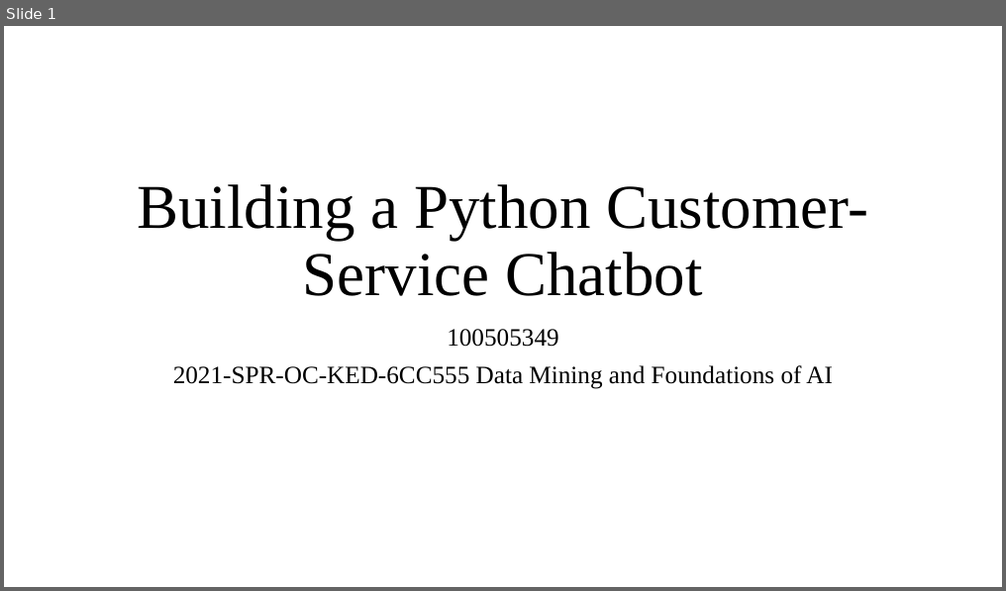
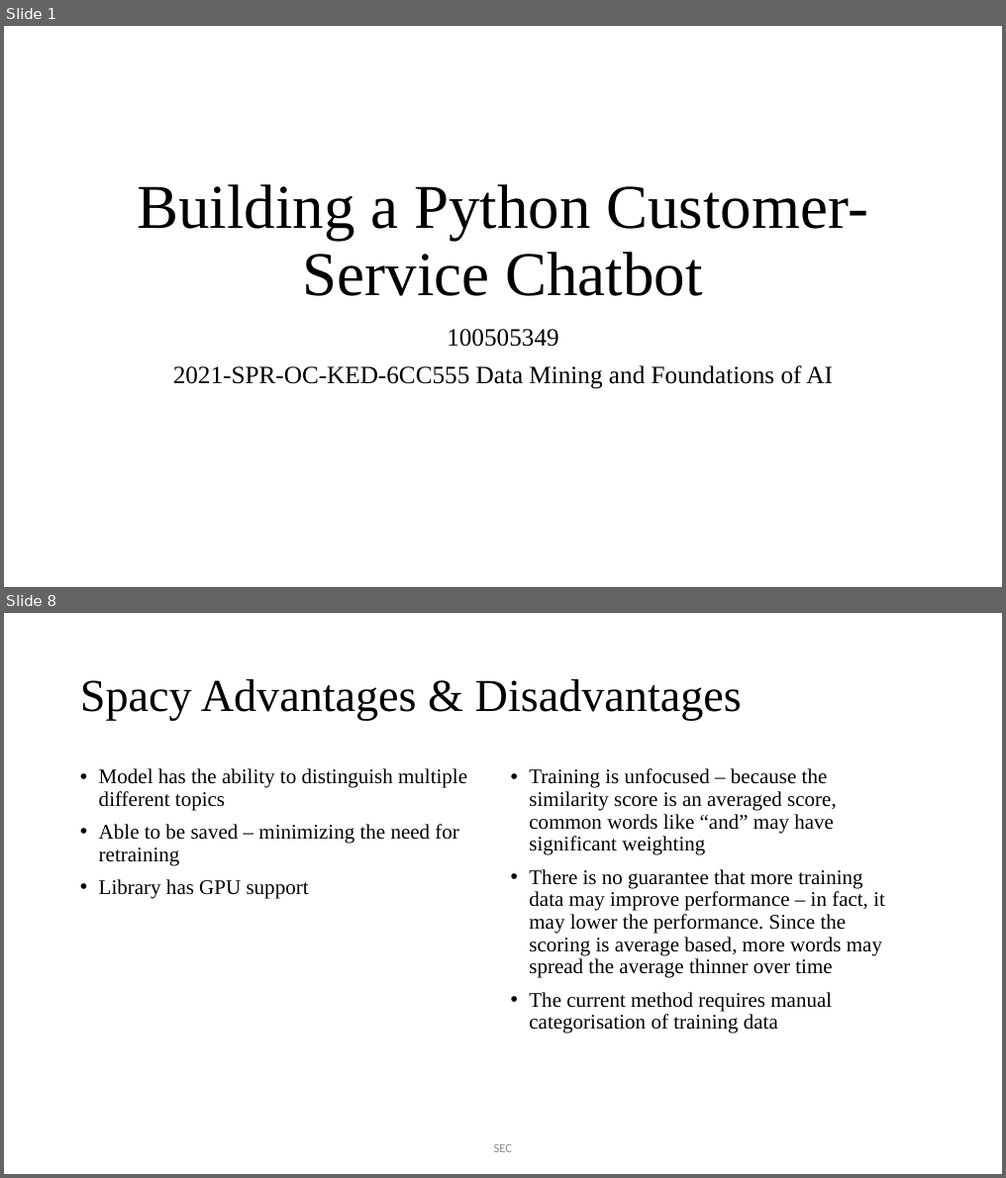
Before and after one commit to JaVonox/AIChatbot, a slide deck: Documentation/100505349.pptx. Shown one above the other, each under a label of ours: slide 1 before the commit, slides 1 and 8 after it; the slides between them are not shown. The pictures are 1006x591 and 1006x1178 pixels, drawn with LibreOffice and Linux fonts; fonts in the diff are those of the drawing. Boxes give left, top, right and bottom in pixels: in the first picture for what was removed or moved away, otherwise in the second. Text is boxed around its words. In the diff, an @@ line names an element or a change of style, - is before the commit and + after.

Commit message:
Added segment on spacy

```diff
--- a/Documentation/100505349.pptx
+++ b/Documentation/100505349.pptx
@@ slide 8 added at (4, 613, 1002, 1174), background #FFFFFF @@
@@ title added at (80, 679, 742, 721), 44 pt, text #000000 @@
+Spacy Advantages & Disadvantages
@@ text added at (99, 768, 467, 899), 20 pt, text #000000 @@
+• Model has the ability to distinguish multiple different topics
+• Able to be saved – minimizing the need for retraining
+• Library has GPU support
@@ text added at (529, 768, 885, 1034), 20 pt, text #000000 @@
+• Training is unfocused – because the similarity score is an averaged score, common words like “and” may have significant weighting
+• There is no guarantee that more training data may improve performance – in fact, it may lower the performance. Since the scoring is average based, more words may spread the average thinner over time
+• The current method requires manual categorisation of training data
@@ text added at (494, 1145, 512, 1153), 12 pt, text #8C8C8C @@
+SEC
```
Also in this commit, not shown: 1 slide changed, 6 other slides added, 5 slides removed, 1 other file.
